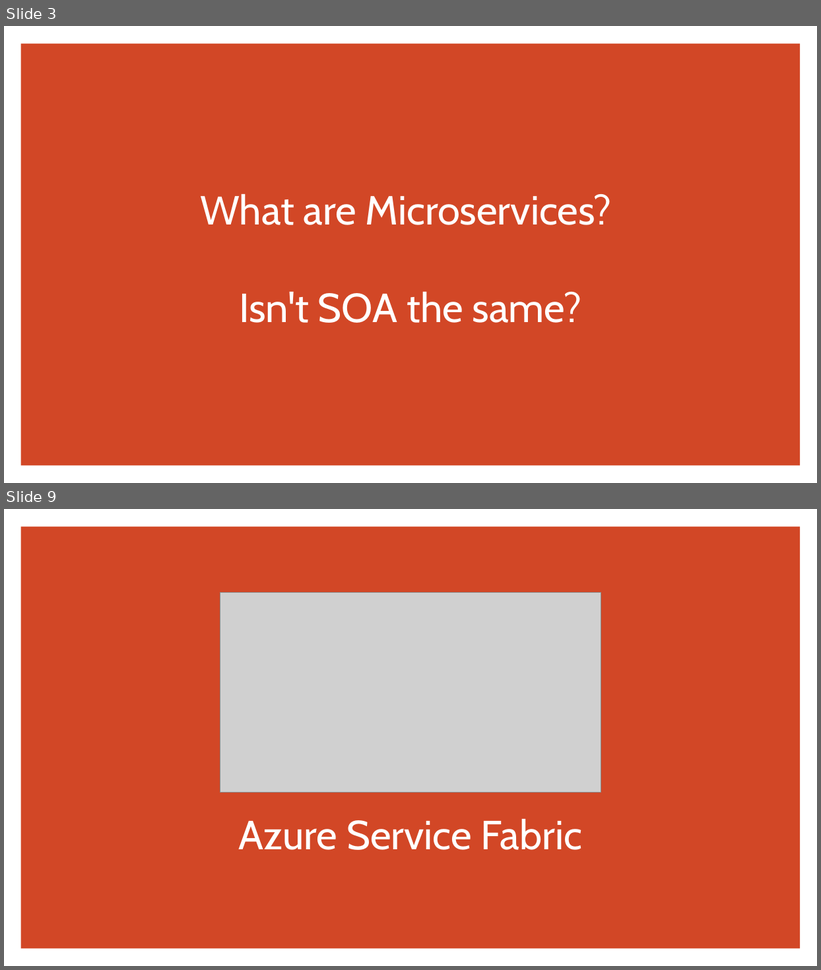
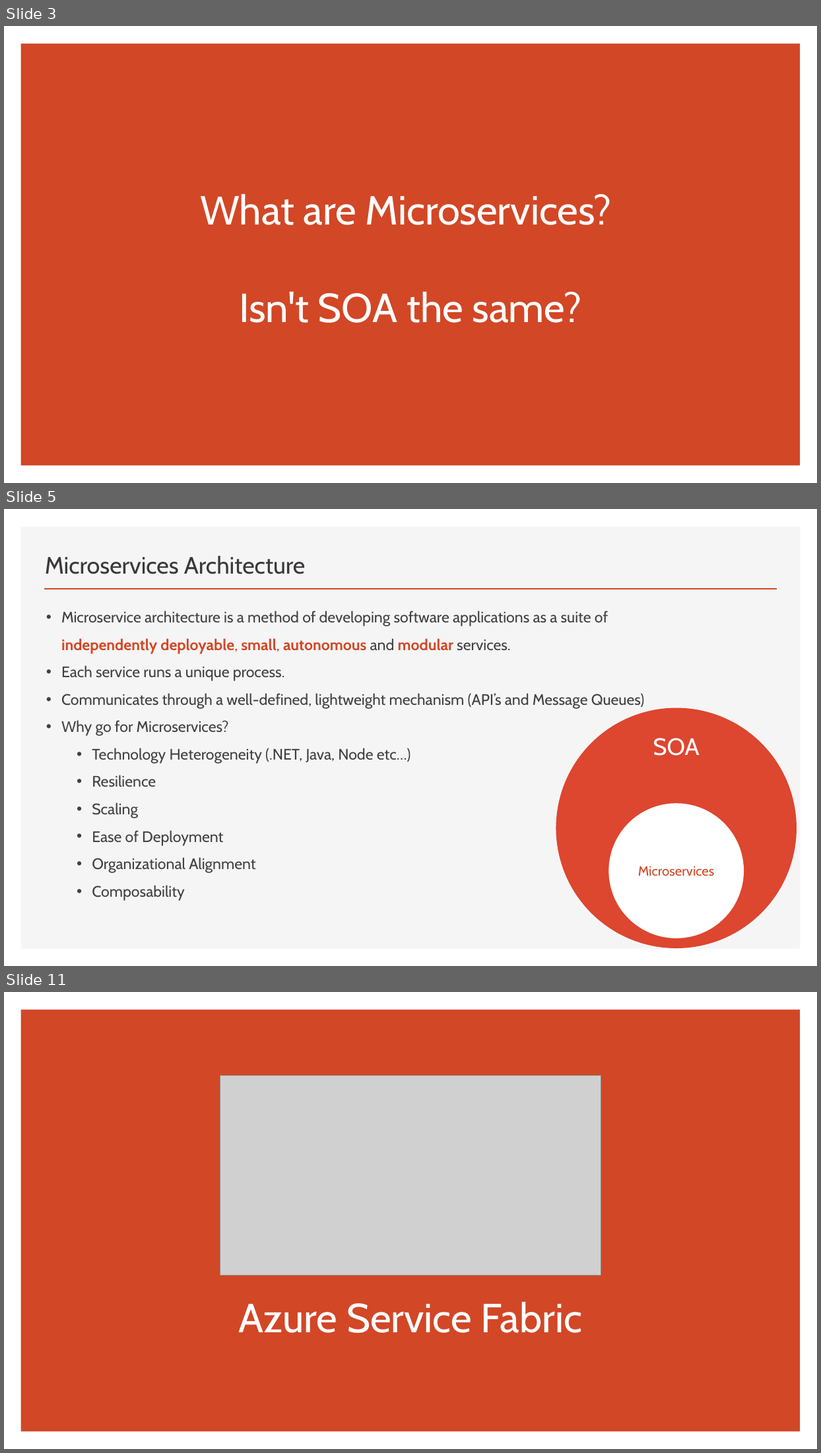
Before and after one commit to brianperera/EasyMaintain, a slide deck: Documents/MicroServices.pptx. Shown one above the other, each under a label of ours: slides 3 and 9 before the commit, slides 3, 5 and 11 after it; the slides between them are not shown. The pictures are 821x970 and 821x1453 pixels, drawn with LibreOffice and Linux fonts; fonts in the diff are those of the drawing; grey boxes stand for pictures. Boxes give left, top, right and bottom in pixels: in the first picture for what was removed or moved away, otherwise in the second. Text is boxed around its words. In the diff, an @@ line names an element or a change of style, - is before the commit and + after.

```diff
--- a/Documents/MicroServices.pptx
+++ b/Documents/MicroServices.pptx
@@ slide 5 added at (4, 509, 817, 966), background #FFFFFF @@
@@ rectangle added at (21, 527, 801, 949), fill #F5F5F5 @@
@@ title added at (45, 556, 306, 574), 28 pt, text #3B3838 @@
+Microservices Architecture
@@ line added from (44, 589) to (777, 589), #D24726 2 pt @@
@@ text added at (61, 611, 645, 901), 18 pt, text #404040 @@
+• Microservice architecture is a method of developing software applications as a suite of independently deployable, small, autonomous and modular services.
+• Each service runs a unique process.
+• Communicates through a well-defined, lightweight mechanism (API’s and Message Queues)
+• Why go for Microservices?
+  • Technology Heterogeneity (.NET, Java, Node etc…)
+  • Resilience
+  • Scaling
+  • Ease of Deployment
+  • Organizational Alignment
+  • Composability
@@ ellipse added at (556, 708, 797, 948), fill #DD462F, 28 pt, text #FFFFFF @@
+SOA
@@ ellipse added at (609, 803, 744, 939), fill #FFFFFF, 16 pt, text #D24726 @@
+Microservices
@@ what was slide 9 is now slide 11 @@
```
Also in this commit, not shown: 5 slides changed, 9 other slides added, 7 slides removed.
